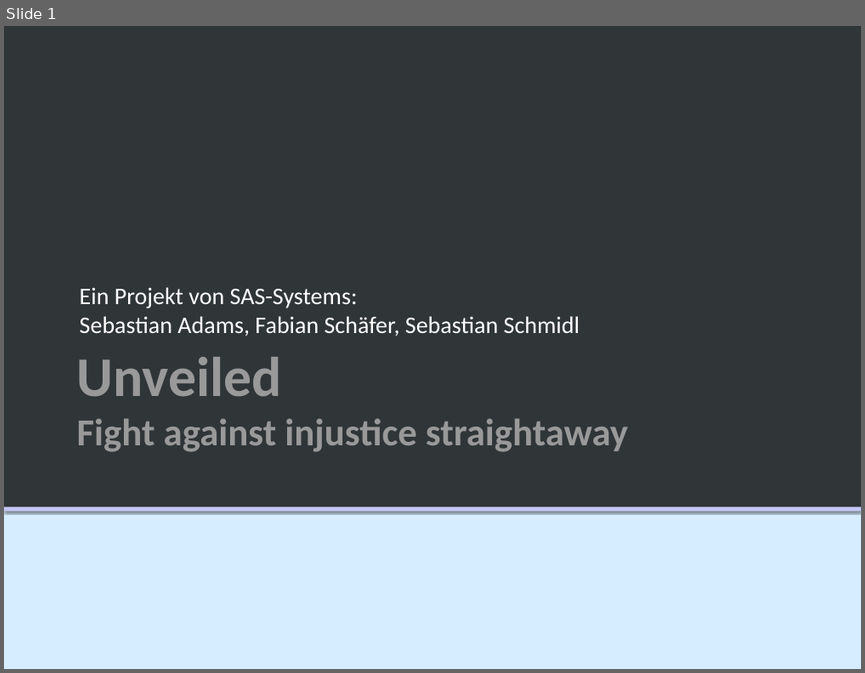
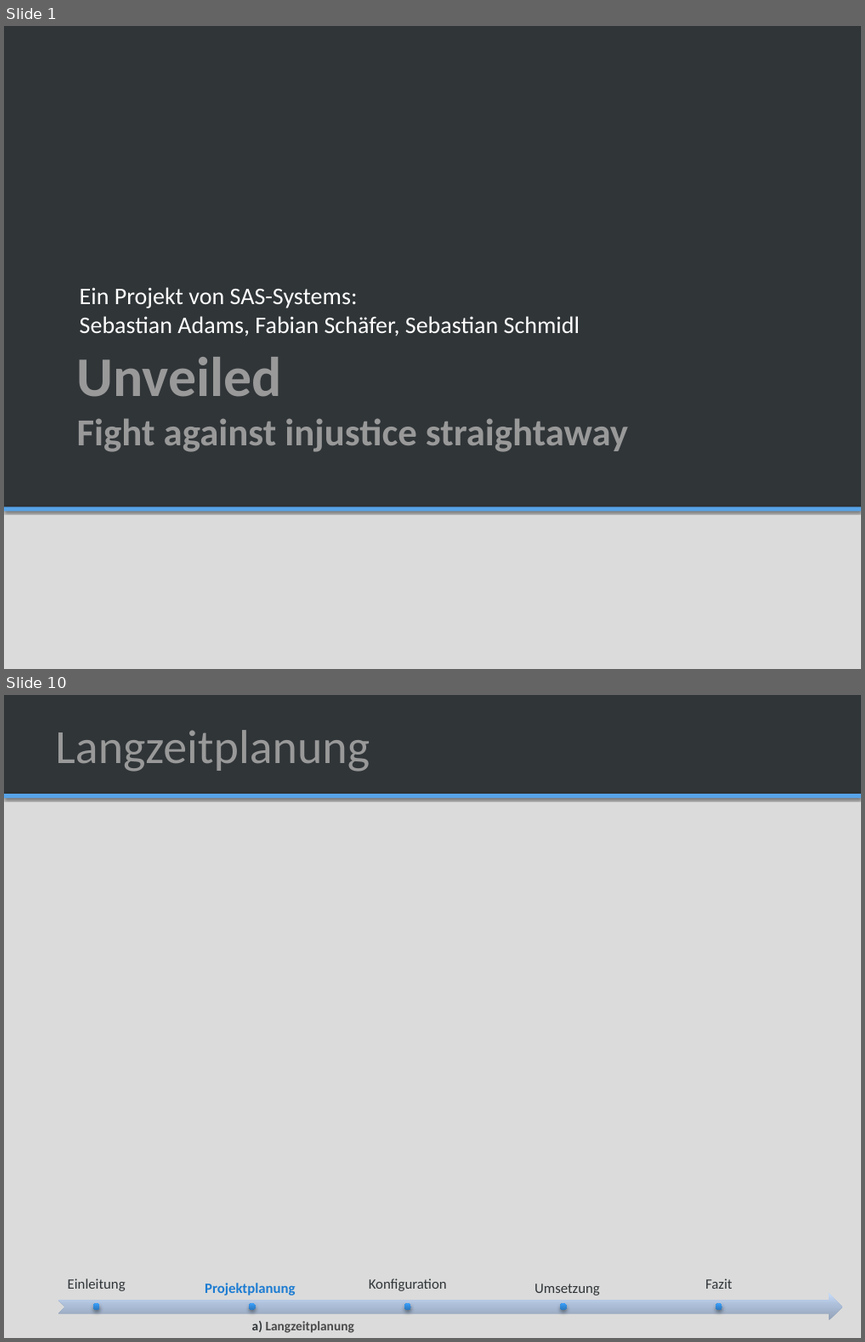
Before and after one commit to SAS-Systems/Unveiled-Documentation, a slide deck: Unveiled_MidtermPresentation.pptx. Shown one above the other, each under a label of ours: slide 1 before the commit, slides 1 and 10 after it; the slides between them are not shown. The pictures are 865x673 and 865x1342 pixels, drawn with LibreOffice and Linux fonts; fonts in the diff are those of the drawing; background and template pictures are left out. Boxes give left, top, right and bottom in pixels: in the first picture for what was removed or moved away, otherwise in the second. Text is boxed around its words. In the diff, an @@ line names an element or a change of style, - is before the commit and + after.

```diff
--- a/Unveiled_MidtermPresentation.pptx
+++ b/Unveiled_MidtermPresentation.pptx
@@ slide 10 added at box(4, 695, 861, 1338), background #DBDBDB; not listed: 1 template element that a slide beside it also shows @@
@@ rectangle added at box(4, 695, 861, 794), fill #303538 @@
@@ title added at box(55, 730, 370, 771), 40 pt, text #999999 @@
+  Langzeitplanung
@@ group added at box(59, 1278, 843, 1320): 5 texts, 5 ellipses, 1 notched right arrow @@
+Einleitung
+Projektplanung
+Konfiguration
+Umsetzung
+Fazit
@@ text added at box(252, 1321, 354, 1333), 11 pt, text #4A4A4A, bold @@
+  a) Langzeitplanung
@@ slide 1 changed as well @@
@@ background #D6EDFF to #DBDBDB @@
@@ rectangle at box(4, 506, 861, 511): fill #C6C5F5 to #57A3E8 @@
```
Also in this commit, not shown: 1 other slide changed, 11 other slides added, 2 slides removed.
